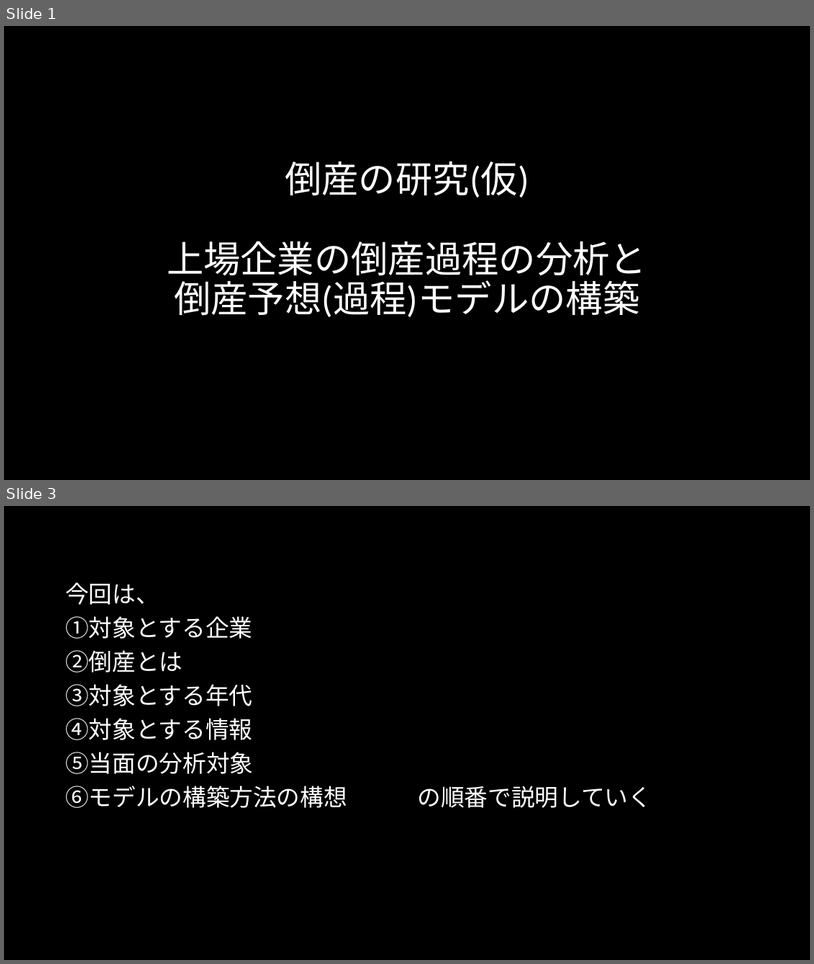
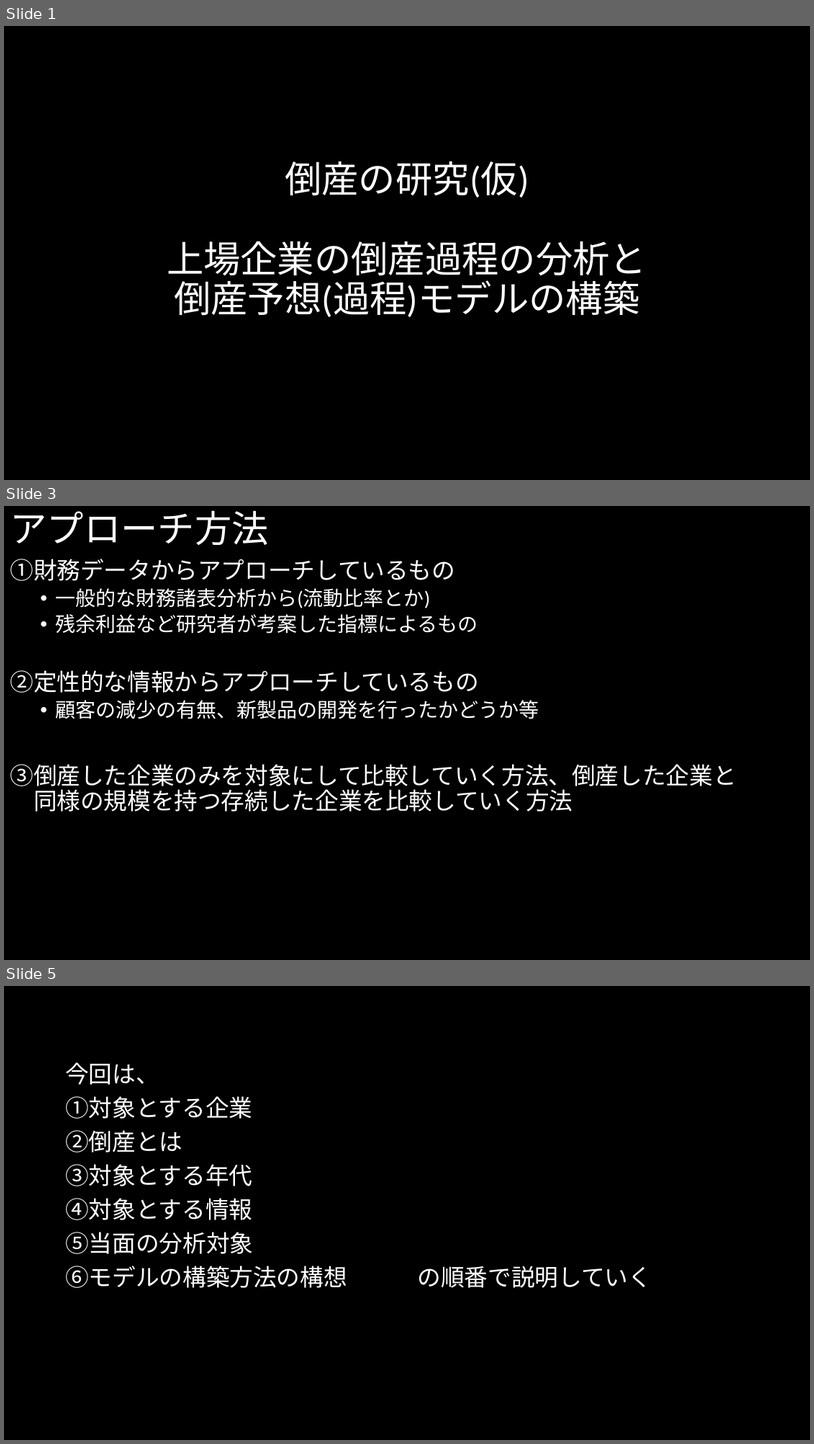
Before and after one commit to MAGA-Phantom/OperationSotsuron, a slide deck: 倒産の研究(仮).pptx. Shown one above the other, each under a label of ours: slides 1 and 3 before the commit, slides 1, 3 and 5 after it; the slides between them are not shown. The pictures are 814x964 and 814x1444 pixels, drawn with LibreOffice and Linux fonts; fonts in the diff are those of the drawing. Boxes give left, top, right and bottom in pixels: in the first picture for what was removed or moved away, otherwise in the second. Text is boxed around its words. In the diff, an @@ line names an element or a change of style, - is before the commit and + after.

```diff
--- a/倒産の研究(仮).pptx
+++ b/倒産の研究(仮).pptx
@@ slide 3 added at bbox=[4, 506, 810, 960], background #000000 @@
@@ title added at bbox=[10, 510, 268, 545], 44 pt, text #FFFFFF @@
+アプローチ方法
@@ text added at bbox=[10, 559, 736, 811], 28 pt, text #FFFFFF @@
+①財務データからアプローチしているもの
+  • 一般的な財務諸表分析から(流動比率とか)
+  • 残余利益など研究者が考案した指標によるもの
+②定性的な情報からアプローチしているもの
+  • 顧客の減少の有無、新製品の開発を行ったかどうか等
+③倒産した企業のみを対象にして比較していく方法、倒産した企業と
+同様の規模を持つ存続した企業を比較していく方法
@@ what was slide 3 is now slide 5 @@
```
Also in this commit, not shown: 2 slides changed, 3 other slides added.
